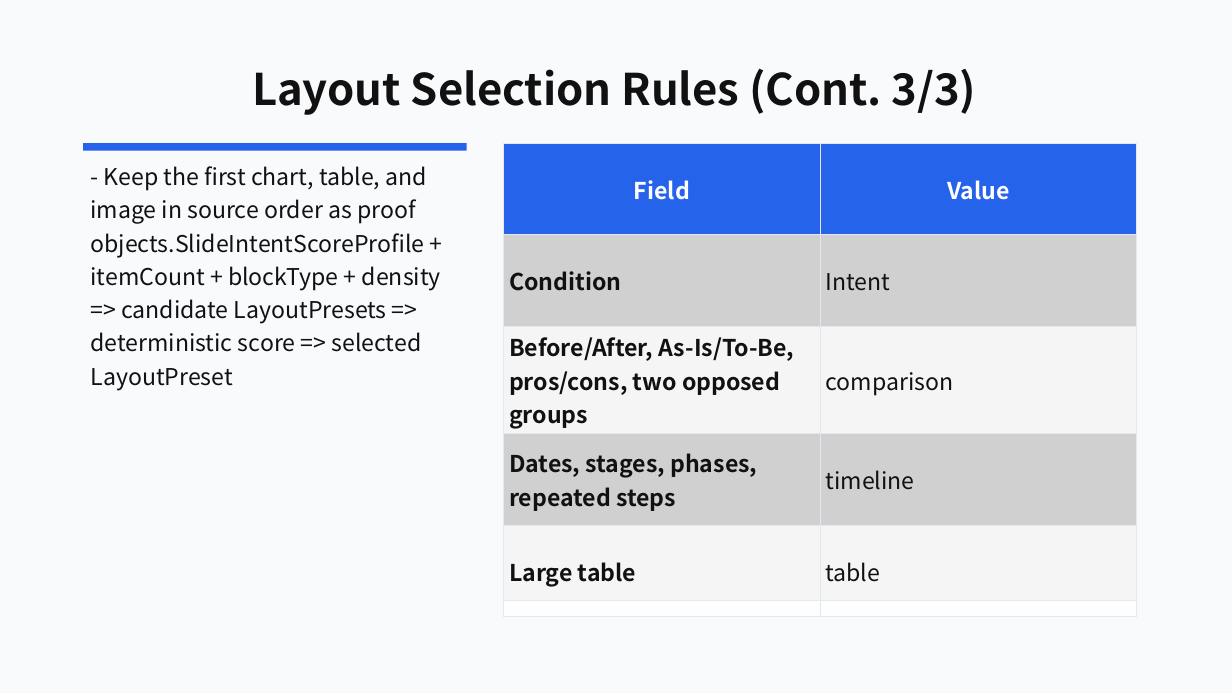
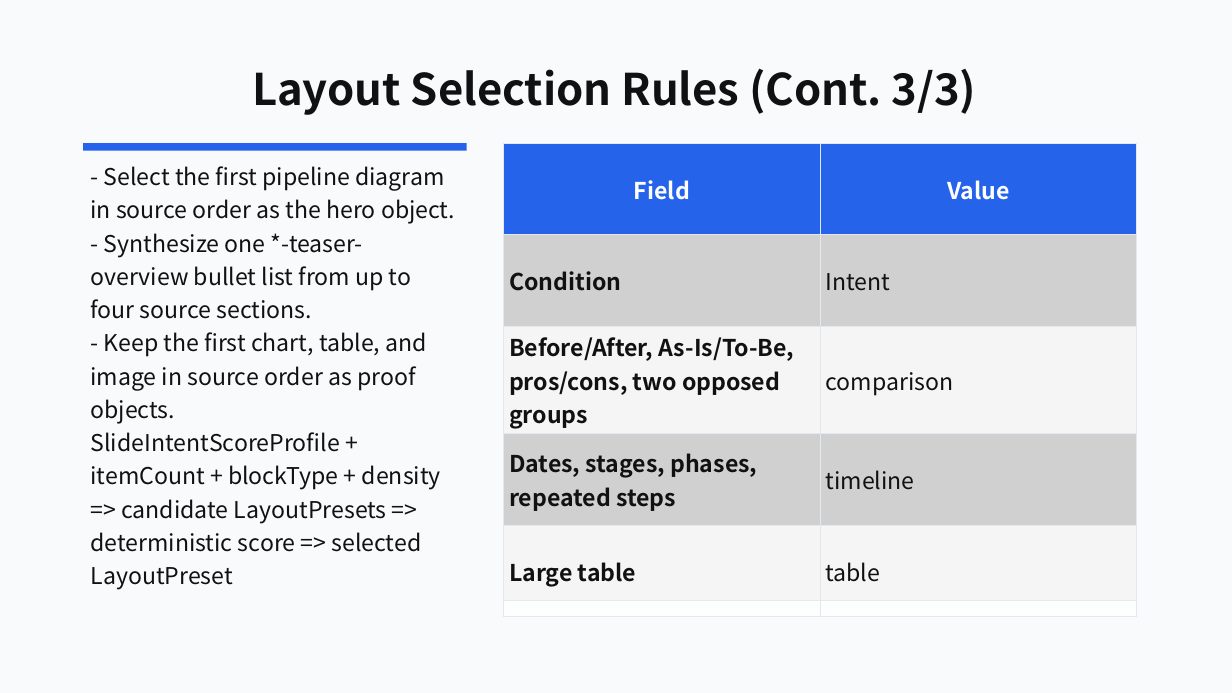
Before and after one commit to ch040602/mdpr-skill, a slide deck: slide 14 of artifacts/mdpr-vs-skill/mdpr-baseline-result.pptx. Drawn at 1232x693 pixels with LibreOffice and Linux fonts; fonts in the diff are those of the drawing; grey boxes stand for pictures. Boxes give left, top, right and bottom in pixels: in the first picture for what was removed or moved away, otherwise in the second. Text is boxed around its words. In the diff, an @@ line names an element or a change of style, - is before the commit and + after.

```diff
--- a/artifacts/mdpr-vs-skill/mdpr-baseline-result.pptx
+++ b/artifacts/mdpr-vs-skill/mdpr-baseline-result.pptx
@@ text at (91, 166, 455, 590): text changed @@
-- Keep the first chart, table, and image in source order as proof objects.SlideIntentScoreProfile + itemCount + blockType + density => candidate LayoutPresets => deterministic score => selected LayoutPreset
+- Select the first pipeline diagram in source order as the hero object.
+- Synthesize one *-teaser-overview bullet list from up to four source sections.
+- Keep the first chart, table, and image in source order as proof objects.
+SlideIntentScoreProfile + itemCount + blockType + density => candidate LayoutPresets => deterministic score => selected LayoutPreset
```
Also in this commit, not shown: 15 other slides changed, 11 other files.
